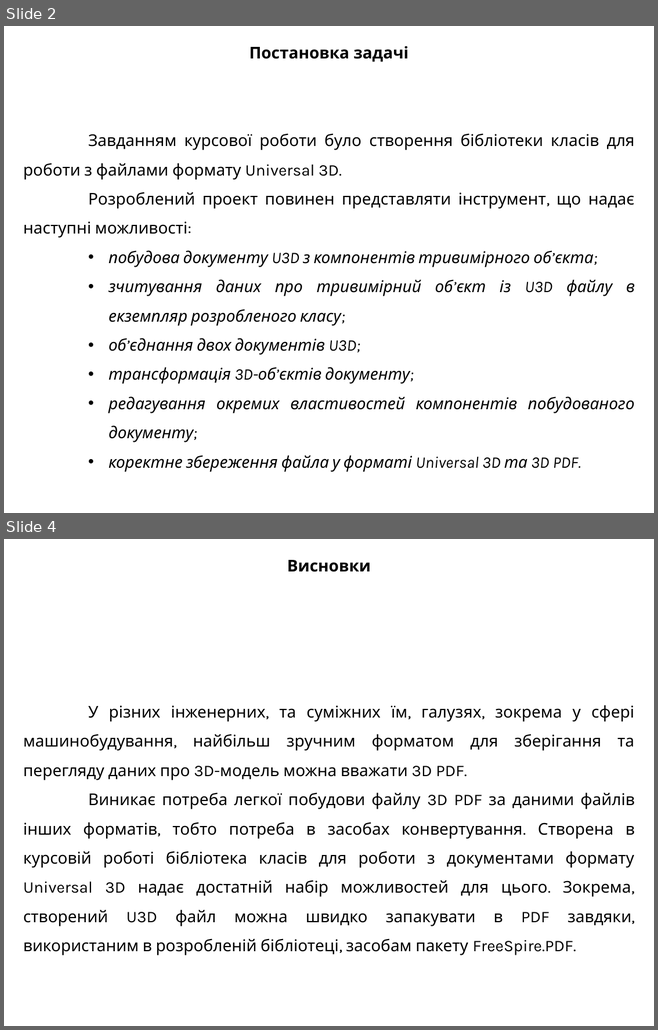
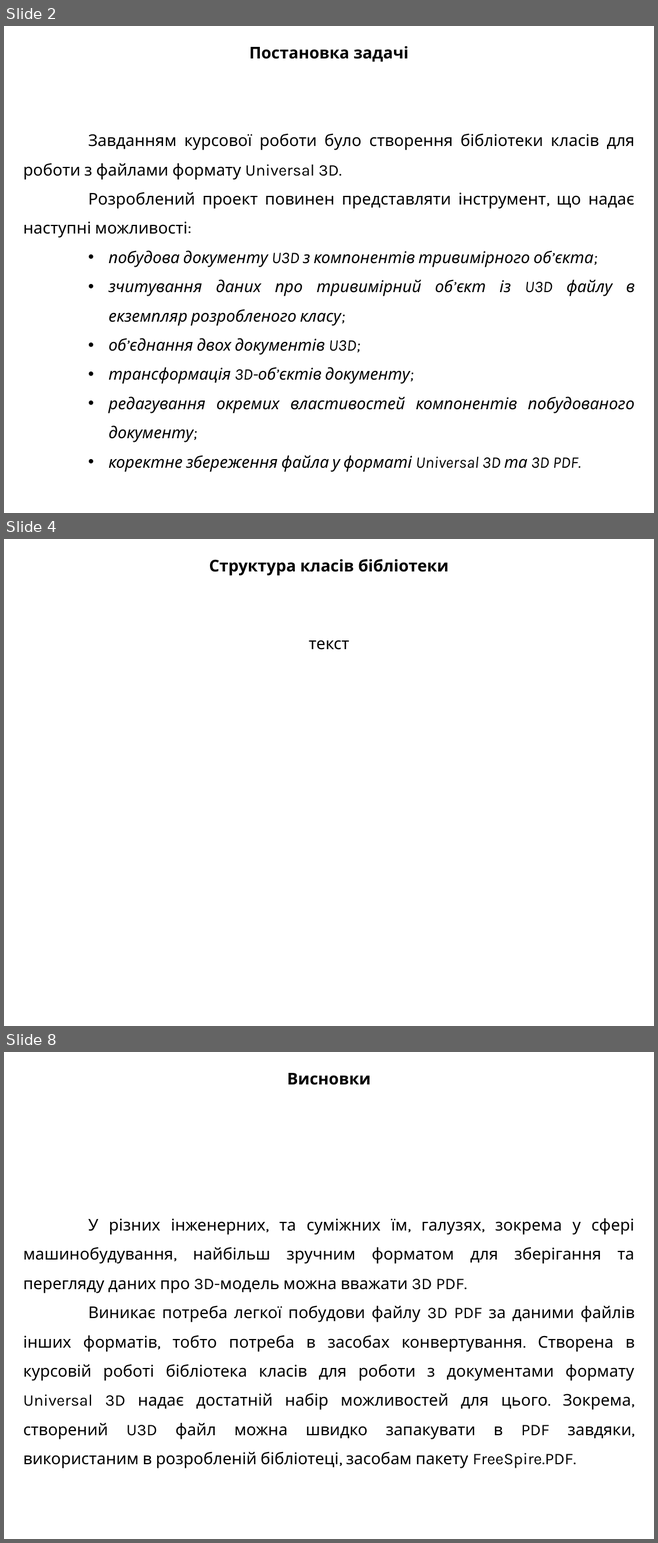
Before and after one commit to heo732/University-Course_3, a slide deck: CourseProject/Presentation/U3DSpace.pptx. Shown one above the other, each under a label of ours: slides 2 and 4 before the commit, slides 2, 4 and 8 after it; the slides between them are not shown. The pictures are 658x1030 and 658x1543 pixels, drawn with LibreOffice and Linux fonts; fonts in the diff are those of the drawing. Boxes give left, top, right and bottom in pixels: in the first picture for what was removed or moved away, otherwise in the second. Text is boxed around its words. In the diff, an @@ line names an element or a change of style, - is before the commit and + after.

```diff
--- a/CourseProject/Presentation/U3DSpace.pptx
+++ b/CourseProject/Presentation/U3DSpace.pptx
@@ slide 4 added at box(4, 539, 654, 1026), background #FFFFFF @@
@@ text added at box(209, 559, 448, 650), 18 pt, text #000000, bold @@
+Структура класів бібліотеки
+текст
@@ what was slide 4 is now slide 8 @@
```
Also in this commit, not shown: 4 other slides added, 1 slide removed.
